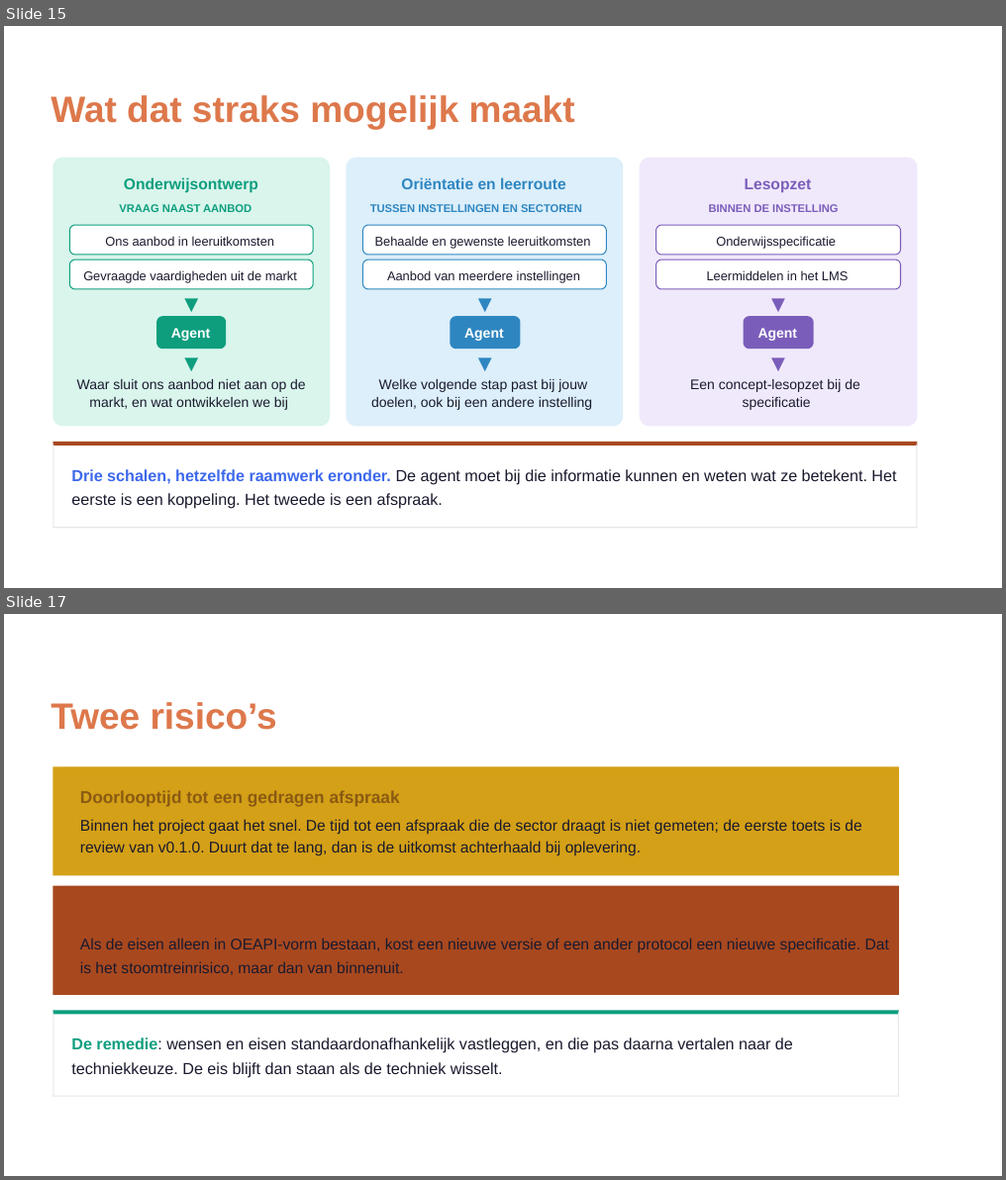
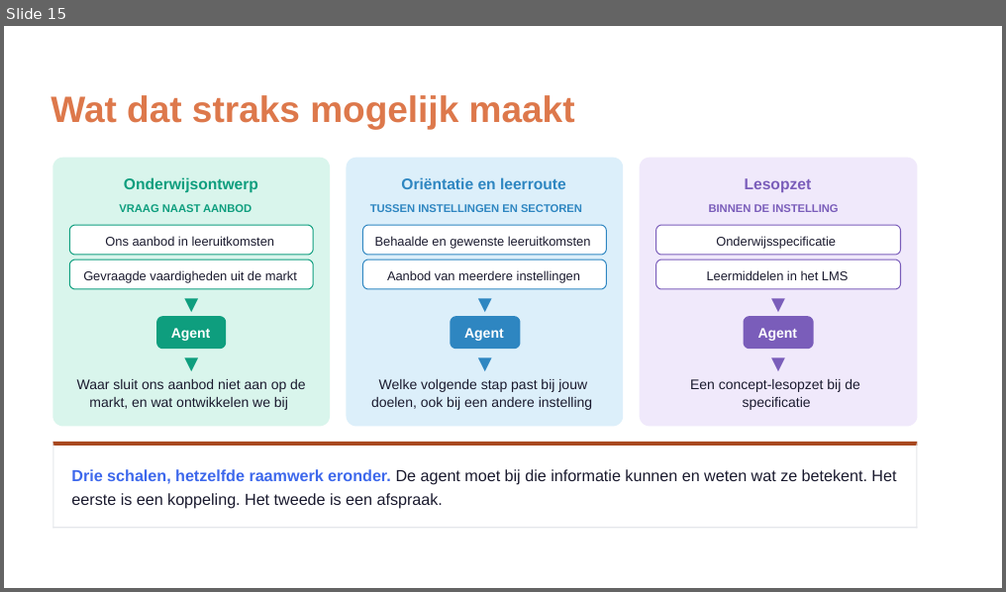
Before and after one commit to Npuls-OKx/meta, a slide deck: presentaties/export/260904_ai_houdbaarheid/260904_ai_houdbaarheid.pptx. Shown one above the other, each under a label of ours: slides 15 and 17 before the commit, slide 15 after it; the slides between them are not shown. The pictures are 1006x1180 and 1006x592 pixels, drawn with LibreOffice and Linux fonts; fonts in the diff are those of the drawing; background and template pictures are left out. Boxes give left, top, right and bottom in pixels: in the first picture for what was removed or moved away, otherwise in the second. Text is boxed around its words. In the diff, an @@ line names an element or a change of style, - is before the commit and + after.

```diff
--- a/presentaties/export/260904_ai_houdbaarheid/260904_ai_houdbaarheid.pptx
+++ b/presentaties/export/260904_ai_houdbaarheid/260904_ai_houdbaarheid.pptx
@@ slide 17 removed at [4,614,1002,1176], background picture (left out) @@
@@ freeform shape removed at [4,614,1002,1176] @@
@@ freeform shape removed at [4,614,1002,1176] @@
@@ text removed at [51,702,277,730] @@
-Twee risico’s
@@ freeform shape removed at [53,766,899,875] @@
@@ freeform shape removed at [55,766,899,875] @@
@@ text removed at [80,791,400,807] @@
-Doorlooptijd tot een gedragen afspraak
@@ text removed at [80,819,861,834] @@
-Binnen het project gaat het snel. De tijd tot een afspraak die de sector draagt is niet gemeten; de eerste toets is de
@@ text removed at [80,841,641,857] @@
-review van v0.1.0. Duurt dat te lang, dan is de uitkomst achterhaald bij oplevering.
@@ freeform shape removed at [53,885,899,994] @@
@@ freeform shape removed at [55,885,899,994] @@
@@ text removed at [80,905,384,925] @@
-Vastgroeien aan een standaard
@@ text removed at [80,938,889,953] @@
-Als de eisen alleen in OEAPI-vorm bestaan, kost een nieuwe versie of een ander protocol een nieuwe speciﬁcatie. Dat
@@ text removed at [80,961,404,975] @@
-is het stoomtreinrisico, maar dan van binnenuit.
@@ freeform shape removed at [53,1010,899,1097] @@
@@ freeform shape removed at [53,1010,899,1014] @@
@@ freeform shape removed at [53,1010,54,1097] @@
@@ freeform shape removed at [898,1010,899,1097] @@
@@ text removed at [71,1038,793,1054] @@
-De remedie: wensen en eisen standaardonafhankelijk vastleggen, en die pas daarna vertalen naar de
@@ text removed at [71,1062,503,1078] @@
-techniekkeuze. De eis blijft dan staan als de techniek wisselt.
@@ freeform shape removed at [53,1096,899,1097] @@
```
Also in this commit, not shown: 3 slides changed, 1 slide added, 2 other files.
